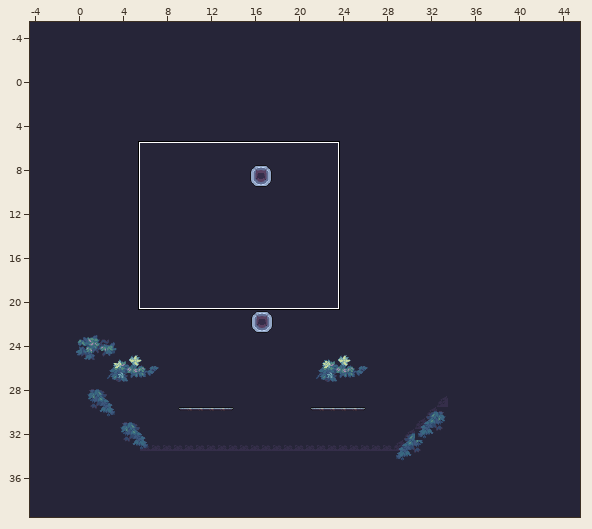
Two versions of a level (Tiled map, assets/BOSS房1.tmx). The picture above shows the old version from afar; the outline marks the close-up.
Close-up. Before:
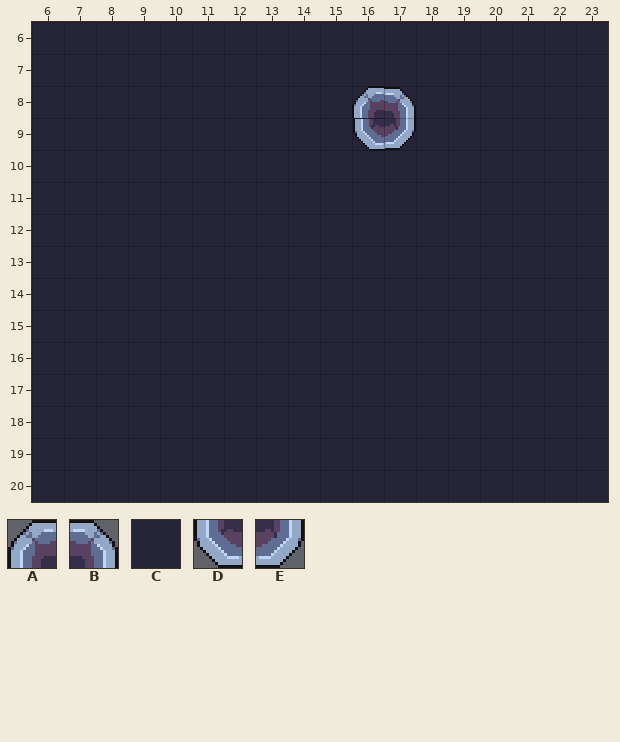
Cells are 16x16 px. Shown: x 6..23, y 6..20. The commit also changed other parts of the map, which this record leaves out. The old version is drawn lined up with the new one.
Key: from "地图": A 152, B 153, C 165, D 184, E 185.
_ is an empty cell.
Objects are placed by their top-left corner, in cells (3,4 is the top-left corner of cell 3,4); size is 1x1 cell unless given.
Layer "wall" before, first column x 6:
 6 CCCCCCCCCCCCCCCCCC
 7 CCCCCCCCCCCCCCCCCC
 8 CCCCCCCCCCCCCCCCCC
 9 CCCCCCCCCCCCCCCCCC
10 CCCCCCCCCCCCCCCCCC
11 CCCCCCCCCCCCCCCCCC
12 CCCCCCCCCCCCCCCCCC
13 CCCCCCCCCCCCCCCCCC
14 CCCCCCCCCCCCCCCCCC
15 CCCCCCCCCCCCCCCCCC
16 CCCCCCCCCCCCCCCCCC
17 CCCCCCCCCCCCCCCCCC
18 CCCCCCCCCCCCCCCCCC
19 CCCCCCCCCCCCCCCCCC
20 CCCCCCCCCCCCCCCCCC
Objects on layer "对象层 1" before:
A at 16,8
B at 17,8
E at 17,9
D at 16,9
After:
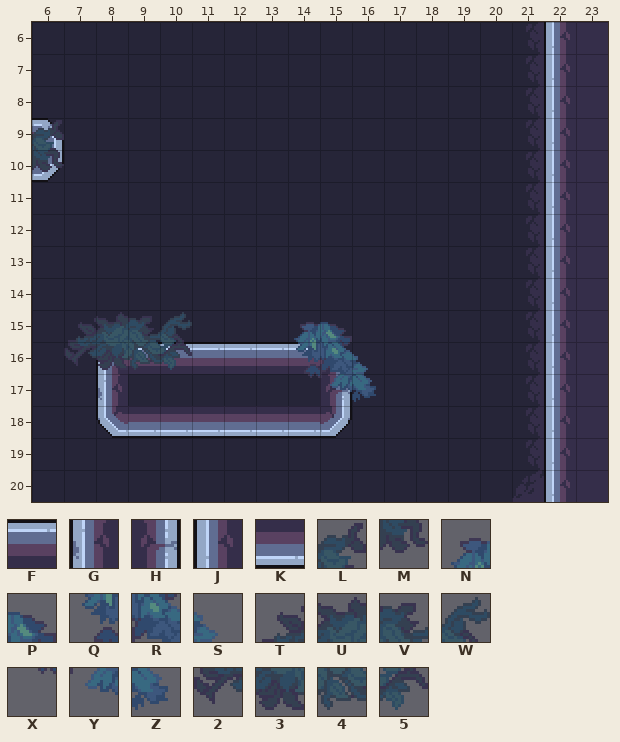
Further tiles: from "地图": F 5, G 96, H 106, J 161, K 261, L 335, M 367, N 381, P 382, Q 413, R 414, S 415, T 427, U 428, V 429, W 430, X 445, Y 446, Z 447, 2 459, 3 460, 4 461, 5 462.
The exact change:
Changed rows in their new state; . is an unchanged cell.
map size 50x45 -> 25x25 cells (old content now starts at -4,-5; both pictures use the new coordinates)
Layer "bg":
first column x 6:
 9 C
10 C
first column x 7:
15 CCCC...CC.
16 CC......CC
17 .........C
18 .C......C.
Layer "wall":
first column x 6:
 6 ................J
 7 ................J
 8 ................J
 9 B...............J
10 E...............J
11 ................J
12 ................J
13 ................J
14 ................J
15 .____...__......J
16 ._AFFFFFFB_.....J
17 ..G......H_.....J
18 ..DKKKKKKE......J
19 ................J
20 ................J
Layer "der":
first column x 6:
 9 L
10 M
first column x 7:
15 TUVW...NP.
16 2345...QRS
17 .......XYZ
Layer "对象层 1":
removed: A at 16,8
removed: B at 17,8
removed: E at 17,9
removed: D at 16,9
Changed places in both close-ups, as pixel boxes (x1, y1, x2, y2):
changed: (544, 22, 576, 502)
removed: (352, 86, 416, 151)
changed: (32, 118, 64, 182)
changed: (64, 312, 376, 438)
